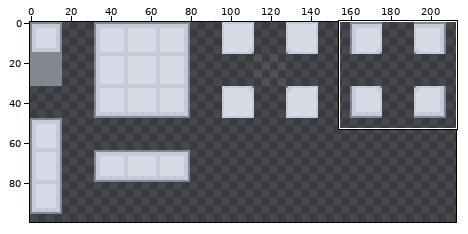
A pixel-art file gets an edit: Assets/Tiled/stone.aseprite. The first picture is a wide view before the edit; the outline marks the close-up.
Close-up. First the earlier version:
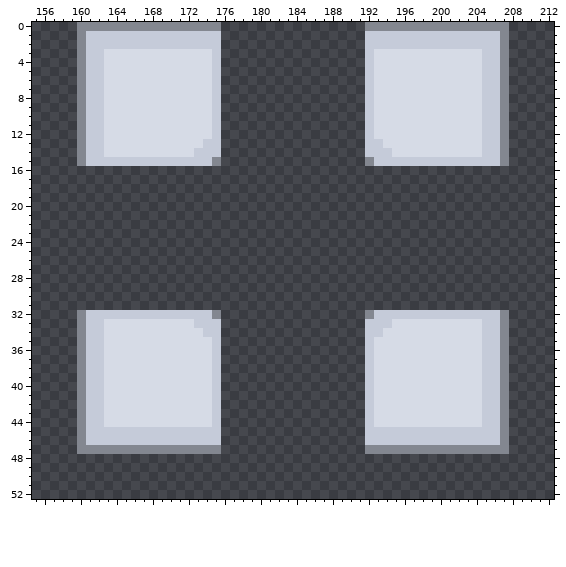
1024x512 pixels, 1 frame. Shown: x 155..212, y 0..52. The wide view leaves out empty margins. The commit also changed other parts of the picture, which this record leaves out.
After the commit:
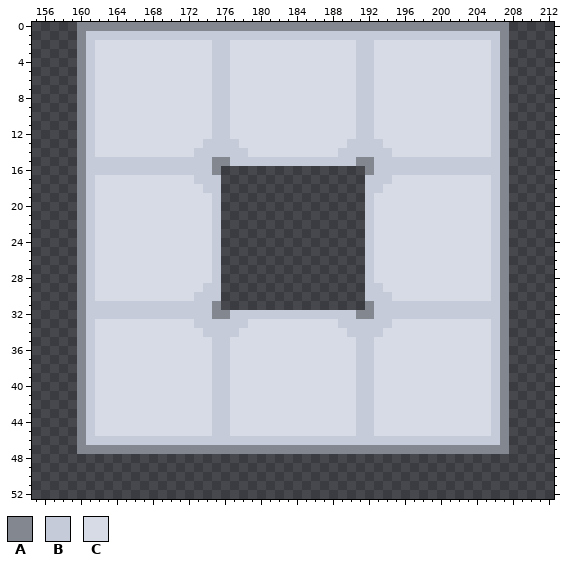
Palette (. is transparent): A #838790  B #c5cbd9  C #d6dbe6
Edits made:
@@ x 155..212 @@
- 0 .....AAAAAAAAAAAAAAAA................AAAAAAAAAAAAAAAA.....
- 1 .....ABBBBBBBBBBBBBBB................BBBBBBBBBBBBBBBA.....
- 2 .....ABBBBBBBBBBBBBBB................BBBBBBBBBBBBBBBA.....
- 3 .....ABBCCCCCCCCCCCCB................BCCCCCCCCCCCCBBA.....
- 4 .....ABBCCCCCCCCCCCCB................BCCCCCCCCCCCCBBA.....
- 5 .....ABBCCCCCCCCCCCCB................BCCCCCCCCCCCCBBA.....
- 6 .....ABBCCCCCCCCCCCCB................BCCCCCCCCCCCCBBA.....
- 7 .....ABBCCCCCCCCCCCCB................BCCCCCCCCCCCCBBA.....
- 8 .....ABBCCCCCCCCCCCCB................BCCCCCCCCCCCCBBA.....
- 9 .....ABBCCCCCCCCCCCCB................BCCCCCCCCCCCCBBA.....
-10 .....ABBCCCCCCCCCCCCB................BCCCCCCCCCCCCBBA.....
-11 .....ABBCCCCCCCCCCCCB................BCCCCCCCCCCCCBBA.....
-12 .....ABBCCCCCCCCCCCCB................BCCCCCCCCCCCCBBA.....
-13 .....ABBCCCCCCCCCCCBB................BBCCCCCCCCCCCBBA.....
-14 .....ABBCCCCCCCCCCBBB................BBBCCCCCCCCCCBBA.....
-15 .....ABBBBBBBBBBBBBBA................ABBBBBBBBBBBBBBA.....
-16 ..........................................................
-17 ..........................................................
-18 ..........................................................
-19 ..........................................................
-20 ..........................................................
-21 ..........................................................
-22 ..........................................................
-23 ..........................................................
-24 ..........................................................
-25 ..........................................................
-26 ..........................................................
-27 ..........................................................
-28 ..........................................................
-29 ..........................................................
-30 ..........................................................
-31 ..........................................................
-32 .....ABBBBBBBBBBBBBBA................ABBBBBBBBBBBBBBA.....
-33 .....ABBCCCCCCCCCCBBB................BBBCCCCCCCCCCBBA.....
-34 .....ABBCCCCCCCCCCCBB................BBCCCCCCCCCCCBBA.....
-35 .....ABBCCCCCCCCCCCCB................BCCCCCCCCCCCCBBA.....
-36 .....ABBCCCCCCCCCCCCB................BCCCCCCCCCCCCBBA.....
-37 .....ABBCCCCCCCCCCCCB................BCCCCCCCCCCCCBBA.....
-38 .....ABBCCCCCCCCCCCCB................BCCCCCCCCCCCCBBA.....
-39 .....ABBCCCCCCCCCCCCB................BCCCCCCCCCCCCBBA.....
-40 .....ABBCCCCCCCCCCCCB................BCCCCCCCCCCCCBBA.....
-41 .....ABBCCCCCCCCCCCCB................BCCCCCCCCCCCCBBA.....
-42 .....ABBCCCCCCCCCCCCB................BCCCCCCCCCCCCBBA.....
-43 .....ABBCCCCCCCCCCCCB................BCCCCCCCCCCCCBBA.....
-44 .....ABBCCCCCCCCCCCCB................BCCCCCCCCCCCCBBA.....
-45 .....ABBBBBBBBBBBBBBB................BBBBBBBBBBBBBBBA.....
-46 .....ABBBBBBBBBBBBBBB................BBBBBBBBBBBBBBBA.....
-47 .....AAAAAAAAAAAAAAAA................AAAAAAAAAAAAAAAA.....
+ 0 .....AAAAAAAAAAAAAAAAAAAAAAAAAAAAAAAAAAAAAAAAAAAAAAAA.....
+ 1 .....ABBBBBBBBBBBBBBBBBBBBBBBBBBBBBBBBBBBBBBBBBBBBBBA.....
+ 2 .....ABCCCCCCCCCCCCCBBCCCCCCCCCCCCCCBBCCCCCCCCCCCCCBA.....
+ 3 .....ABCCCCCCCCCCCCCBBCCCCCCCCCCCCCCBBCCCCCCCCCCCCCBA.....
+ 4 .....ABCCCCCCCCCCCCCBBCCCCCCCCCCCCCCBBCCCCCCCCCCCCCBA.....
+ 5 .....ABCCCCCCCCCCCCCBBCCCCCCCCCCCCCCBBCCCCCCCCCCCCCBA.....
+ 6 .....ABCCCCCCCCCCCCCBBCCCCCCCCCCCCCCBBCCCCCCCCCCCCCBA.....
+ 7 .....ABCCCCCCCCCCCCCBBCCCCCCCCCCCCCCBBCCCCCCCCCCCCCBA.....
+ 8 .....ABCCCCCCCCCCCCCBBCCCCCCCCCCCCCCBBCCCCCCCCCCCCCBA.....
+ 9 .....ABCCCCCCCCCCCCCBBCCCCCCCCCCCCCCBBCCCCCCCCCCCCCBA.....
+10 .....ABCCCCCCCCCCCCCBBCCCCCCCCCCCCCCBBCCCCCCCCCCCCCBA.....
+11 .....ABCCCCCCCCCCCCCBBCCCCCCCCCCCCCCBBCCCCCCCCCCCCCBA.....
+12 .....ABCCCCCCCCCCCCCBBCCCCCCCCCCCCCCBBCCCCCCCCCCCCCBA.....
+13 .....ABCCCCCCCCCCCCBBBBCCCCCCCCCCCCBBBBCCCCCCCCCCCCBA.....
+14 .....ABCCCCCCCCCCCBBBBBBCCCCCCCCCCBBBBBBCCCCCCCCCCCBA.....
+15 .....ABBBBBBBBBBBBBBAABBBBBBBBBBBBBBAABBBBBBBBBBBBBBA.....
+16 .....ABBBBBBBBBBBBBBA................ABBBBBBBBBBBBBBA.....
+17 .....ABCCCCCCCCCCCBBB................BBBCCCCCCCCCCCBA.....
+18 .....ABCCCCCCCCCCCCBB................BBCCCCCCCCCCCCBA.....
+19 .....ABCCCCCCCCCCCCCB................BCCCCCCCCCCCCCBA.....
+20 .....ABCCCCCCCCCCCCCB................BCCCCCCCCCCCCCBA.....
+21 .....ABCCCCCCCCCCCCCB................BCCCCCCCCCCCCCBA.....
+22 .....ABCCCCCCCCCCCCCB................BCCCCCCCCCCCCCBA.....
+23 .....ABCCCCCCCCCCCCCB................BCCCCCCCCCCCCCBA.....
+24 .....ABCCCCCCCCCCCCCB................BCCCCCCCCCCCCCBA.....
+25 .....ABCCCCCCCCCCCCCB................BCCCCCCCCCCCCCBA.....
+26 .....ABCCCCCCCCCCCCCB................BCCCCCCCCCCCCCBA.....
+27 .....ABCCCCCCCCCCCCCB................BCCCCCCCCCCCCCBA.....
+28 .....ABCCCCCCCCCCCCCB................BCCCCCCCCCCCCCBA.....
+29 .....ABCCCCCCCCCCCCBB................BBCCCCCCCCCCCCBA.....
+30 .....ABCCCCCCCCCCCBBB................BBBCCCCCCCCCCCBA.....
+31 .....ABBBBBBBBBBBBBBA................ABBBBBBBBBBBBBBA.....
+32 .....ABBBBBBBBBBBBBBAABBBBBBBBBBBBBBAABBBBBBBBBBBBBBA.....
+33 .....ABCCCCCCCCCCCBBBBBBCCCCCCCCCCBBBBBBCCCCCCCCCCCBA.....
+34 .....ABCCCCCCCCCCCCBBBBCCCCCCCCCCCCBBBBCCCCCCCCCCCCBA.....
+35 .....ABCCCCCCCCCCCCCBBCCCCCCCCCCCCCCBBCCCCCCCCCCCCCBA.....
+36 .....ABCCCCCCCCCCCCCBBCCCCCCCCCCCCCCBBCCCCCCCCCCCCCBA.....
+37 .....ABCCCCCCCCCCCCCBBCCCCCCCCCCCCCCBBCCCCCCCCCCCCCBA.....
+38 .....ABCCCCCCCCCCCCCBBCCCCCCCCCCCCCCBBCCCCCCCCCCCCCBA.....
+39 .....ABCCCCCCCCCCCCCBBCCCCCCCCCCCCCCBBCCCCCCCCCCCCCBA.....
+40 .....ABCCCCCCCCCCCCCBBCCCCCCCCCCCCCCBBCCCCCCCCCCCCCBA.....
+41 .....ABCCCCCCCCCCCCCBBCCCCCCCCCCCCCCBBCCCCCCCCCCCCCBA.....
+42 .....ABCCCCCCCCCCCCCBBCCCCCCCCCCCCCCBBCCCCCCCCCCCCCBA.....
+43 .....ABCCCCCCCCCCCCCBBCCCCCCCCCCCCCCBBCCCCCCCCCCCCCBA.....
+44 .....ABCCCCCCCCCCCCCBBCCCCCCCCCCCCCCBBCCCCCCCCCCCCCBA.....
+45 .....ABCCCCCCCCCCCCCBBCCCCCCCCCCCCCCBBCCCCCCCCCCCCCBA.....
+46 .....ABBBBBBBBBBBBBBBBBBBBBBBBBBBBBBBBBBBBBBBBBBBBBBA.....
+47 .....AAAAAAAAAAAAAAAAAAAAAAAAAAAAAAAAAAAAAAAAAAAAAAAA.....
 48 ..........................................................
Pixel boxes of the changes (left, top, right, bottom) in both close-ups:
changed: (77, 22, 509, 454)
